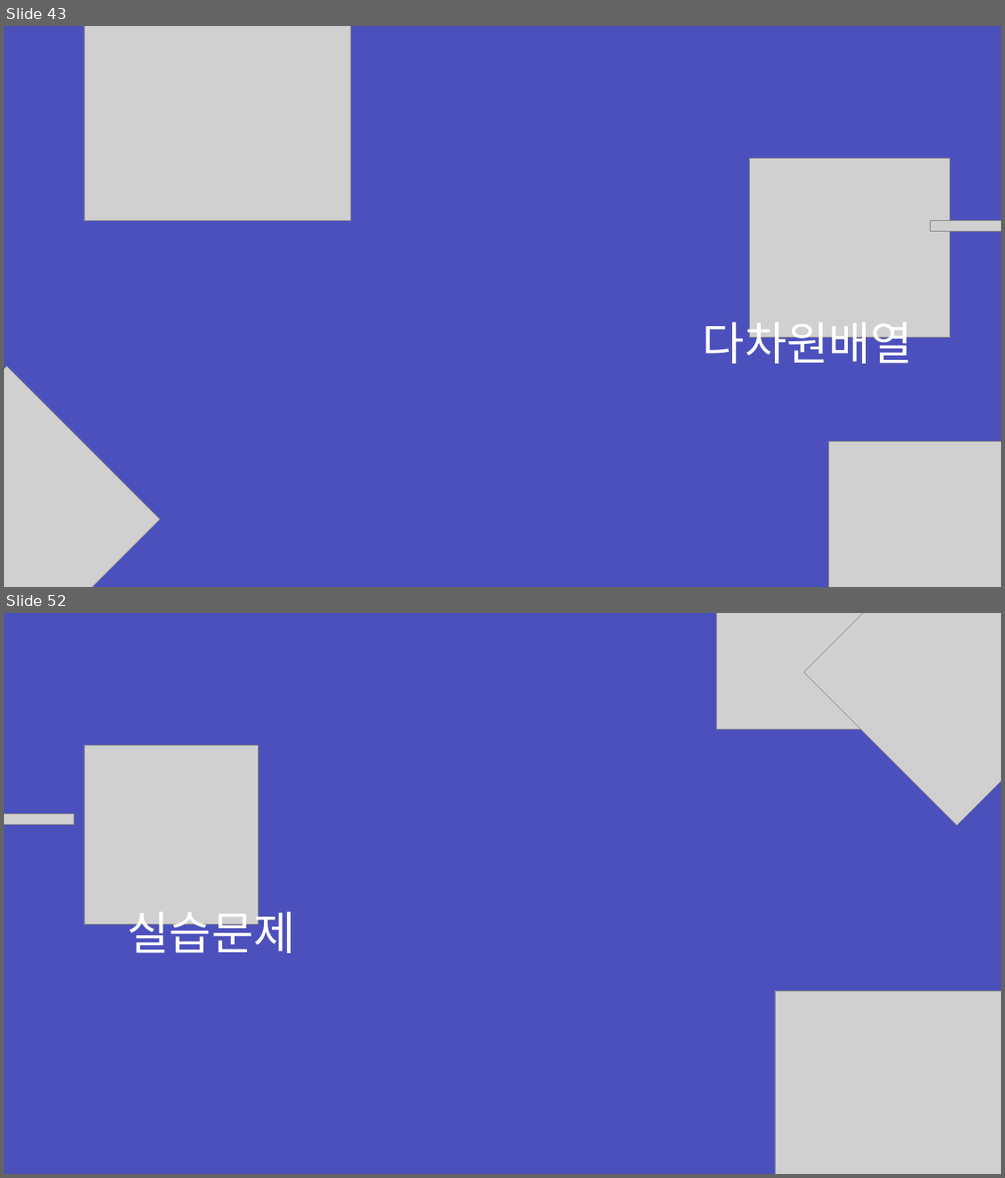
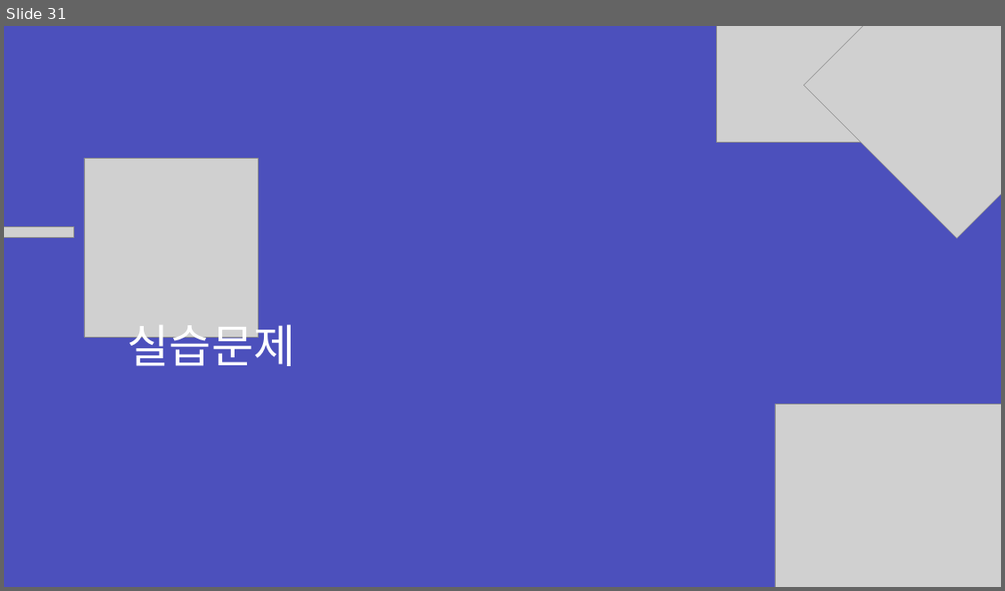
Before and after one commit to zest132/JavaLecture, a slide deck: JavaLecture/LectureFile/java 6강.pptx. Shown one above the other, each under a label of ours: slides 43 and 52 before the commit, slide 31 after it; the slides between them are not shown. The pictures are 1005x1178 and 1005x591 pixels, drawn with LibreOffice and Linux fonts; fonts in the diff are those of the drawing; grey boxes stand for pictures. Boxes give left, top, right and bottom in pixels: in the first picture for what was removed or moved away, otherwise in the second. Text is boxed around its words. In the diff, an @@ line names an element or a change of style, - is before the commit and + after.

```diff
--- a/JavaLecture/LectureFile/java 6강.pptx
+++ b/JavaLecture/LectureFile/java 6강.pptx
@@ slide 43 removed at box(4, 26, 1001, 587), background #4C50BC @@
@@ picture removed at box(84, 26, 350, 220) @@
@@ picture removed at box(749, 158, 949, 337) @@
@@ picture removed at box(930, 220, 1001, 231) @@
@@ text removed at box(703, 313, 913, 363) @@
-다차원배열
@@ picture removed at box(4, 366, 160, 587) @@
@@ picture removed at box(829, 441, 1001, 587) @@
@@ what was slide 52 is now slide 31 @@
```
Also in this commit, not shown: 3 slides changed, 6 slides added, 26 other slides removed, 3 other files.
